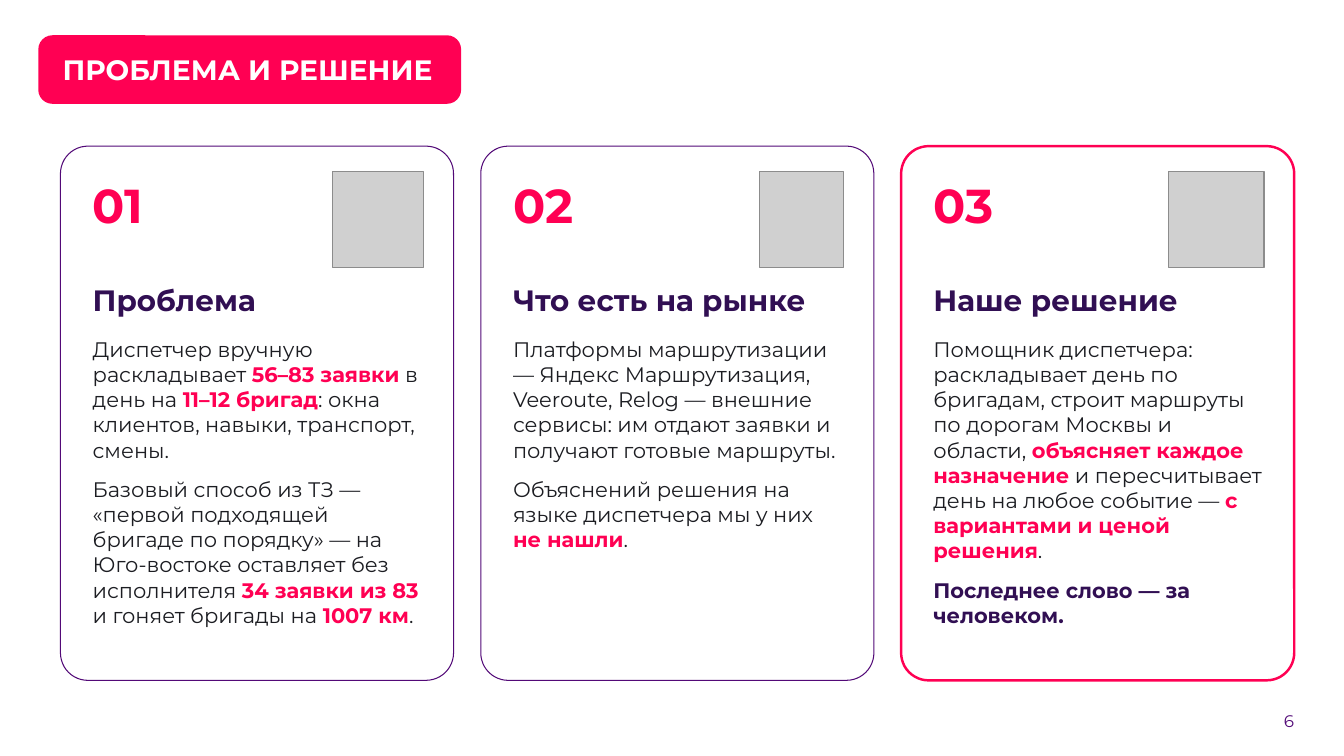
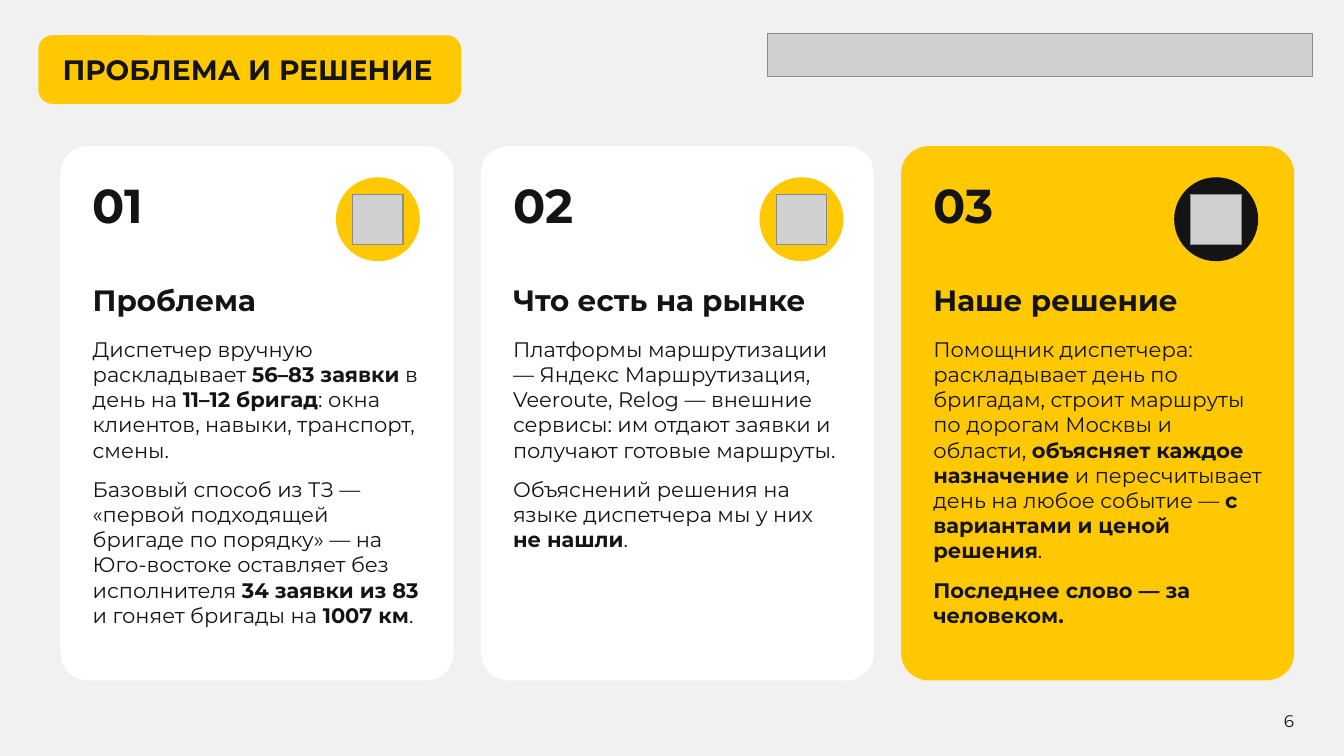
Before and after one commit to earlyr1/beeline-routing, a slide deck: slide 6 of ЛЦТ2026_Презентация_верные_обязательные_слайды.pptx. Drawn at 1344x756 pixels with LibreOffice and Linux fonts; fonts in the diff are those of the drawing; grey boxes stand for pictures; background and template pictures are left out. Boxes give left, top, right and bottom in pixels: in the first picture for what was removed or moved away, otherwise in the second. Text is boxed around its words. In the diff, an @@ line names an element or a change of style, - is before the commit and + after.

```diff
--- a/ЛЦТ2026_Презентация_верные_обязательные_слайды.pptx
+++ b/ЛЦТ2026_Презентация_верные_обязательные_слайды.pptx
@@ background picture (left out) to #F1F1F1 @@
@@ rounded rectangle "ПРОБЛЕМА И РЕШЕНИЕ" at [38,35,462,104]: text colour #FFFFFF to #141414; fill #FF0053 to #FFC800 @@
@@ picture added at [768,34,1313,78] @@
@@ rounded rectangle at [60,146,454,681]: outline #520977 0.75 pt to none @@
@@ rounded rectangle at [481,146,874,681]: outline #520977 0.75 pt to none @@
@@ rounded rectangle at [901,146,1295,681]: fill #FFFFFF to #FFC800; outline #FF0053 1.75 pt to none @@
@@ ellipse added at [336,177,419,261], fill #FFC800 @@
@@ ellipse added at [759,177,843,261], fill #FFC800 @@
@@ text colour #FF0053 to #141414 in 3 elements at [93,189,144,224], [513,189,573,224], [933,189,993,224] @@
@@ ellipse added at [1175,177,1258,261], fill #141414 @@
@@ picture: place and size @@
-picture at [333,171,423,267]
+picture at [353,195,403,245]
@@ picture: place and size @@
-picture at [759,171,844,267]
+picture at [776,195,827,245]
@@ picture: place and size @@
-picture at [1169,171,1264,267]
+picture at [1191,195,1241,245]
@@ text colour #310F53 to #141414 in 3 elements at [93,288,256,317], [513,290,805,317], [933,290,1178,317] @@
@@ text "Диспетчер вручную раскладывает 56–83 заявки ..." at [93,342,418,627]: text colour #1C1D22 to #141414 in "Диспетчер вручную раскладывает в день на бригад: ...", "Базовый способ из ТЗ — «первой подходящей ..."; text colour #FF0053 to #141414 in "56–83 заявки 11–12 бригад:", "34 заявки из 83 1007 км." @@
@@ text "Платформы маршрутизации — Яндекс Маршрутизация, ..." at [513,341,835,548]: text colour #1C1D22 to #141414; text colour #FF0053 to #141414 in "не нашли." @@
@@ text "Помощник диспетчера: раскладывает день по ..." at [933,342,1262,624]: text colour #1C1D22 to #141414 in "Помощник диспетчера: раскладывает день по бригадам, строит ..."; text colour #FF0053 to #141414 in "объясняет каждое назначение с вариантами и ценой ..."; text colour #310F53 to #141414 in "Последнее слово — за человеком." @@
@@ page number at [1284,715,1294,727]: text colour #520977 to #141414 @@
```
Also in this commit, not shown: 12 other slides changed.
